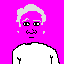
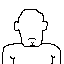
The second 64×64 image is a revision of the first. Changes to its layers:
showed "mouth frown" over [28,38,36,40]
hid "nose wide" over [26,29,37,34]
hid "eyebrows arched" over [22,18,41,22]
hid "eyes big" over [23,22,40,26]
hid "hair full" over [16,4,46,34]
showed "face square" over [14,9,48,47]
hid "shoulders thin" over [12,42,60,64]
showed "shoulder wide" over [2,43,61,64]
hid "contrast" over [0,0,64,64]
